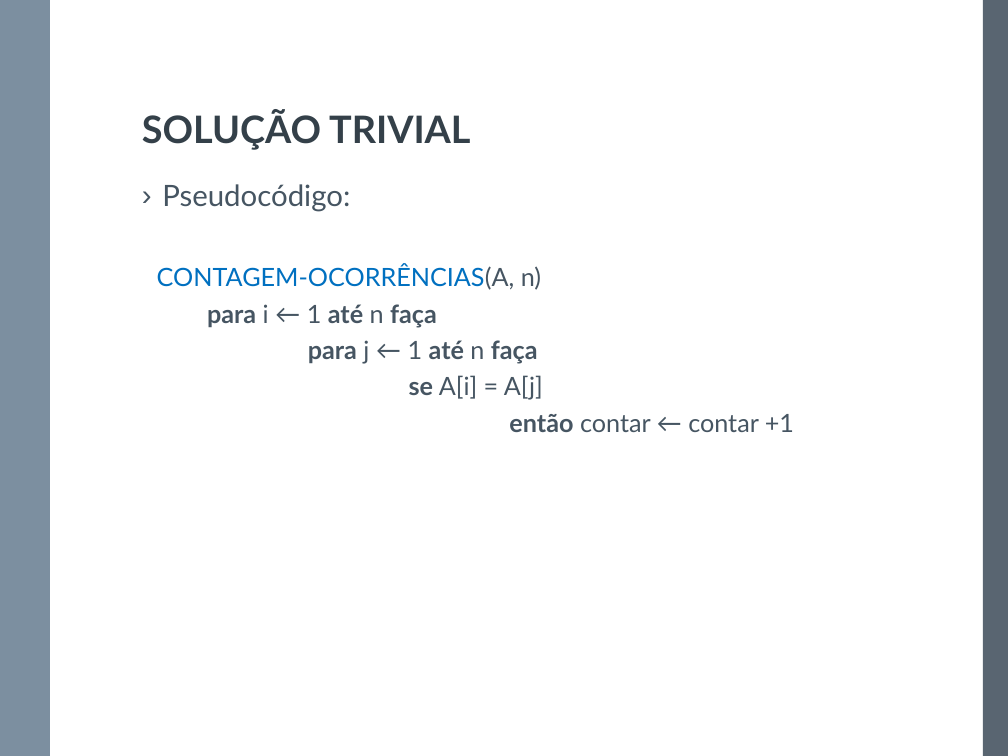
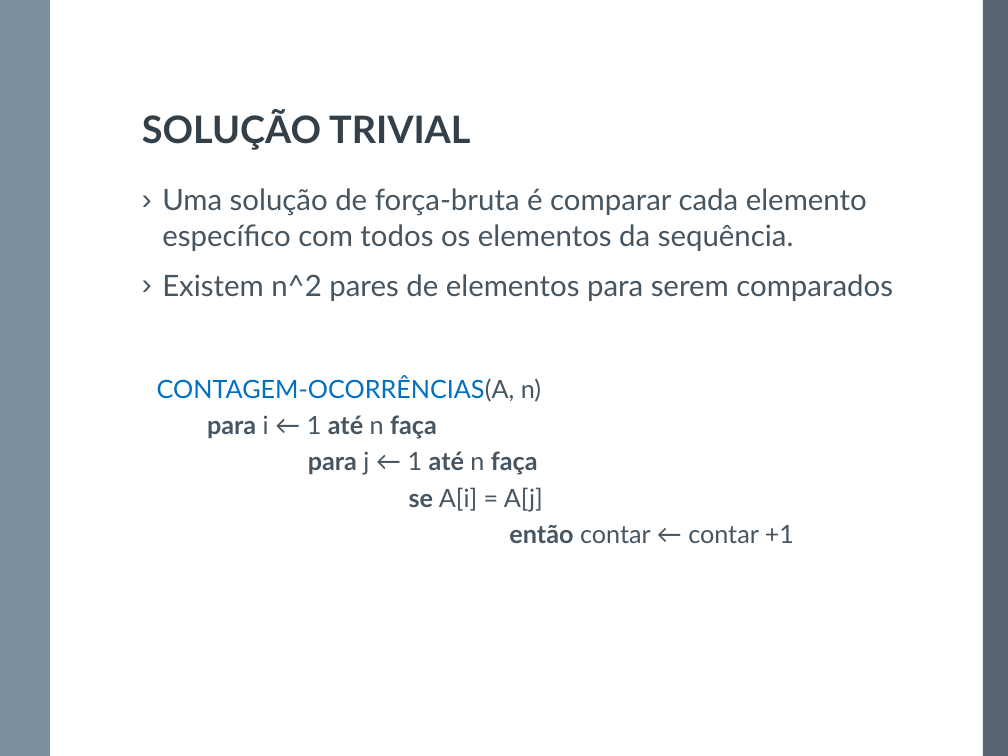
Before and after one commit to denisjose/divideandconquer, a slide deck: slide 3 of Apresentação.pptx. Drawn at 1008x756 pixels with LibreOffice and Linux fonts; fonts in the diff are those of the drawing. Boxes give left, top, right and bottom in pixels: in the first picture for what was removed or moved away, otherwise in the second. Text is boxed around its words. In the diff, an @@ line names an element or a change of style, - is before the commit and + after.

```diff
--- a/Apresentação.pptx
+++ b/Apresentação.pptx
@@ text at <box>162,188,893,301</box>: text changed @@
-› Pseudocódigo:
+› Uma solução de força-bruta é comparar cada elemento específico com todos os elementos da sequência.
+› Existem n^2 pares de elementos para serem comparados
@@ text "CONTAGEM-OCORRÊNCIAS(A, n)": place and size @@
-text "CONTAGEM-OCORRÊNCIAS(A, n)" at <box>157,265,794,432</box>
+text "CONTAGEM-OCORRÊNCIAS(A, n)" at <box>157,376,794,543</box>
```
Also in this commit, not shown: 4 other slides changed, 9 slides removed, 2 other files.
